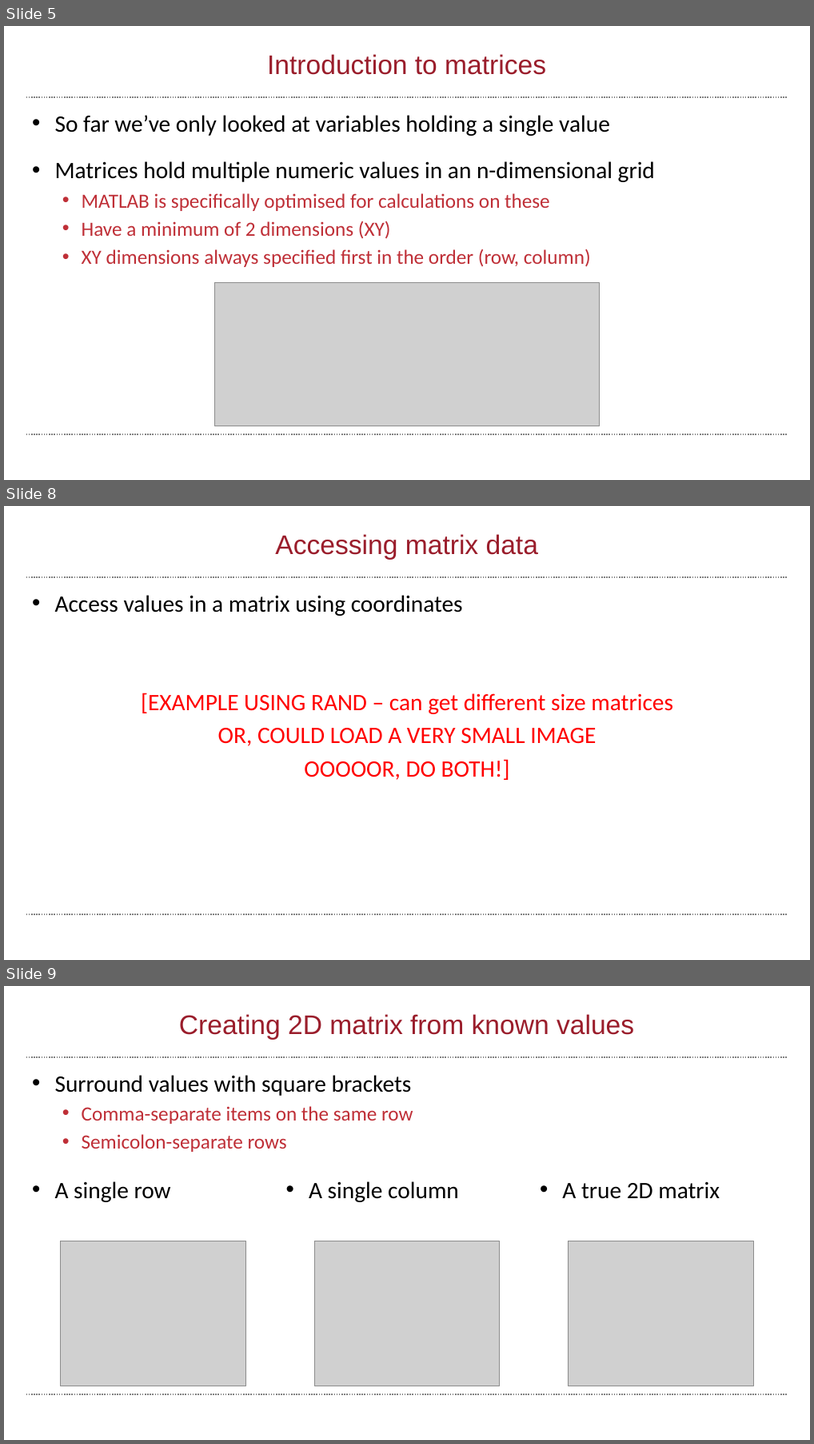
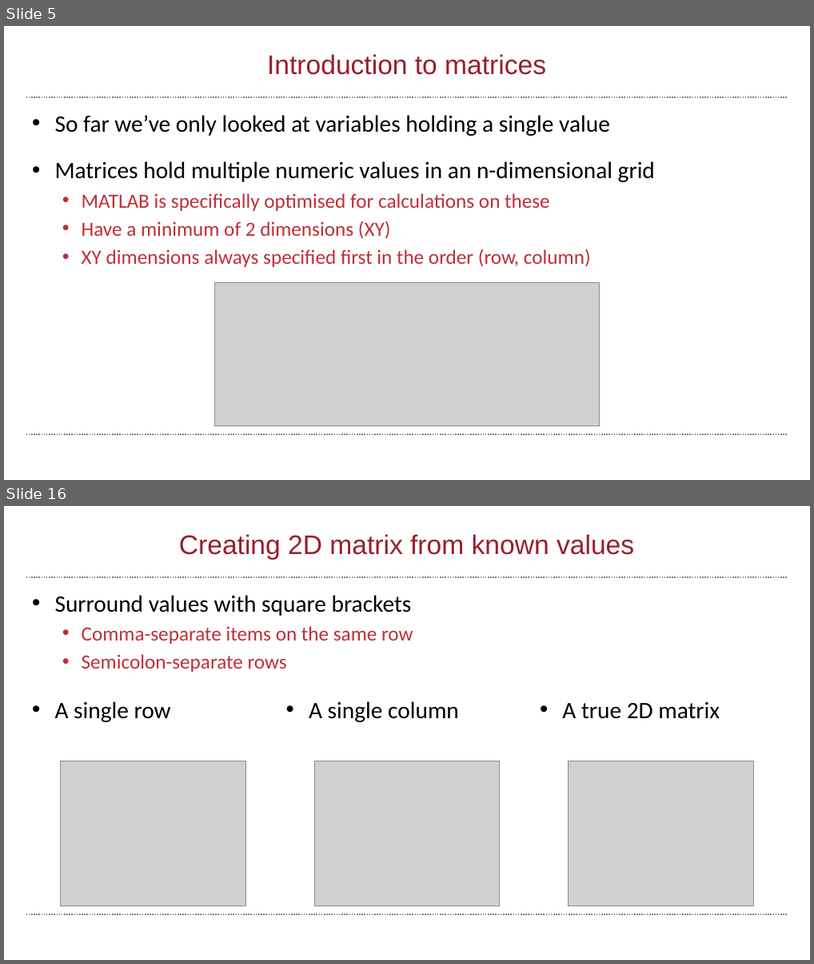
Before and after one commit to wbif-bristol/MATLAB-course, a slide deck: Session 2 - Matrices and image processing/MATLAB Session 2.pptx. Shown one above the other, each under a label of ours: slides 5, 8 and 9 before the commit, slides 5 and 16 after it; the slides between them are not shown. The pictures are 814x1444 and 814x964 pixels, drawn with LibreOffice and Linux fonts; fonts in the diff are those of the drawing; grey boxes stand for pictures; background and template pictures are left out. Boxes give left, top, right and bottom in pixels: in the first picture for what was removed or moved away, otherwise in the second. Text is boxed around its words. In the diff, an @@ line names an element or a change of style, - is before the commit and + after.

```diff
--- a/Session 2 - Matrices and image processing/MATLAB Session 2.pptx
+++ b/Session 2 - Matrices and image processing/MATLAB Session 2.pptx
@@ slide 8 removed at box(4, 506, 810, 960), background #FFFFFF; not listed: 2 template elements that a slide beside it also shows @@
@@ title removed at box(275, 534, 538, 560) @@
-Accessing matrix data
@@ text removed at box(55, 595, 674, 780) @@
-• Access values in a matrix using coordinates
-[EXAMPLE USING RAND – can get different size matrices
-OR, COULD LOAD A VERY SMALL IMAGE
-OOOOOR, DO BOTH!]
@@ what was slide 9 is now slide 16 @@
```
Also in this commit, not shown: 1 slide changed, 10 slides added, 1 other slide removed.
